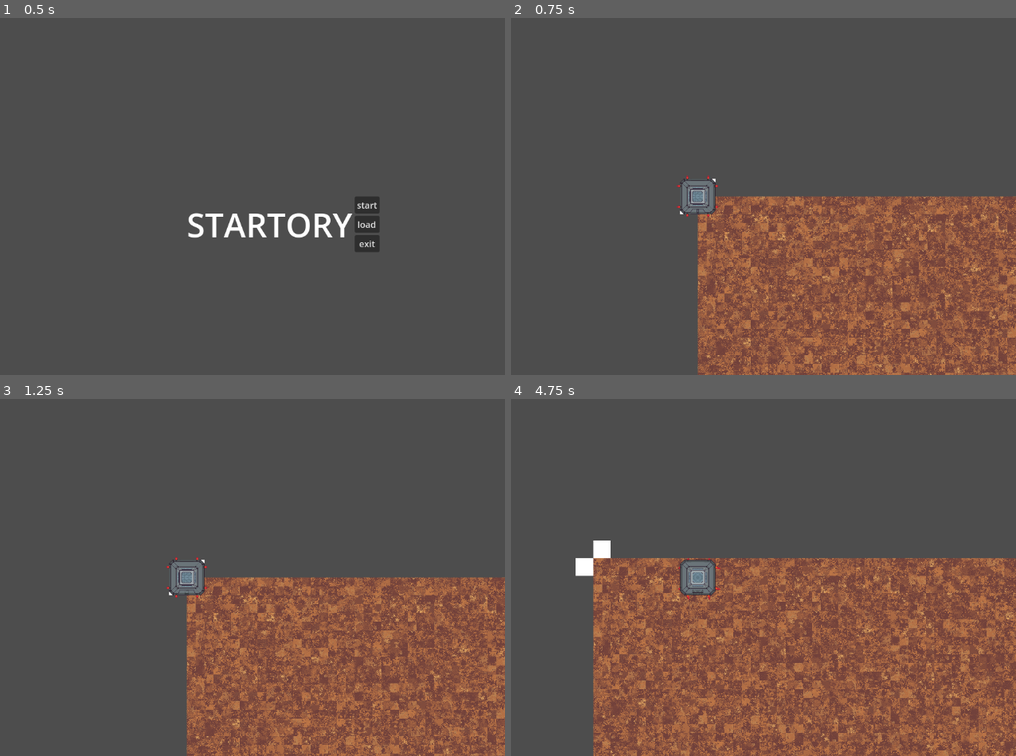
Above: before the commit, frames 1-4 (two rows, left to right).
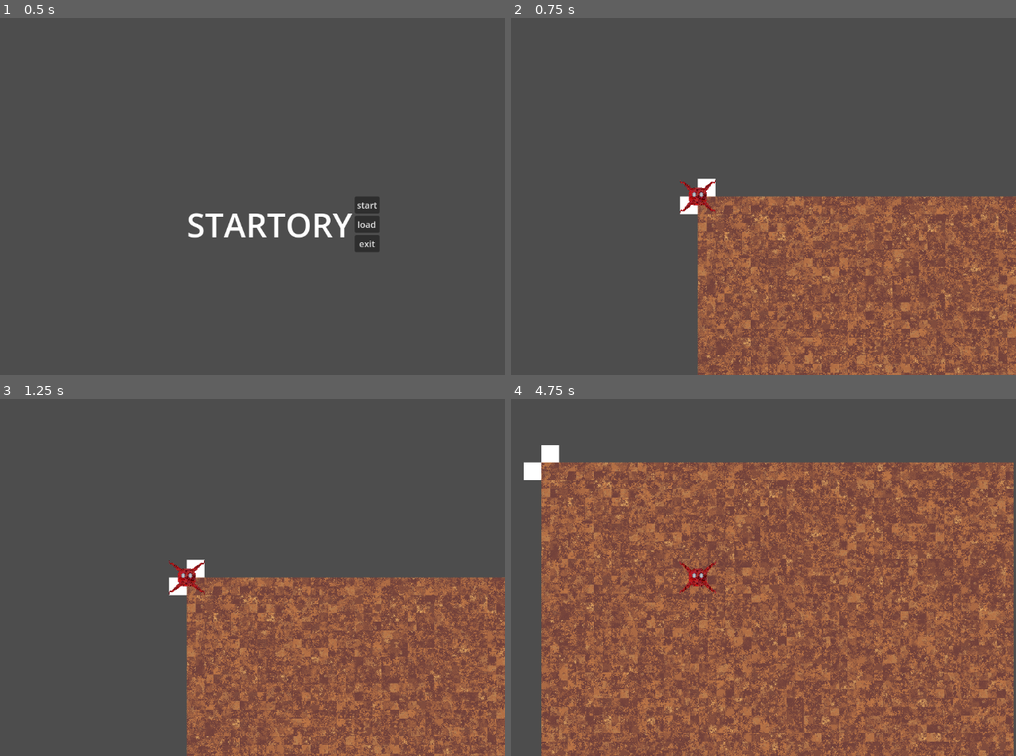
Above: after the commit, the same moments.

Repository: DennisFan11/Startory
Game: Godot game, scene res://main_ctrl.tscn
Same seed, same stepped clock (60 frames per second), same inputs: the game is played once before the commit and once after it.
Inputs (mouse positions are in pixels of both pictures, inside the frame that each line leads up to):
- Up to frame 1 (0.5 s): no input
- Up to frame 2 (0.75 s): click "start" at 0.5 s
- Up to frame 3 (1.25 s): no input
- Up to frame 4 (4.75 s): tap Enter at 1.25 s; move the mouse to (839, 559) at 1.27 s; hold D (right) 1.28-2.03 s; hold Right mouse button (aim) 1.28-2.03 s; move the mouse to (571, 595) at 2.02 s; hold S (down) 2.03-2.78 s; tap Shift (shift) at 2.1 s; move the mouse to (763, 498) at 2.77 s; press the mouse at (763, 498) at 2.78 s; hold D (right) 2.78-3.53 s; move the mouse to (667, 648) at 3.52 s; release the mouse at (667, 648) at 3.53 s; hold W (up) 3.53-4.28 s; tap Mouse wheel up (zoom_in) at 3.6 s; move the mouse to (889, 631) at 4.27 s; hold A (left) from 4.28 s (still down); tap Mouse wheel down (zoom_out) at 4.35 s

Frame 1 is identical in both runs. In frame 2, 0.7% of the frame differs, in the area x 32-42%, y 44-56%; in frame 3, 0.7%; in frame 4, 53%, in the area x 2-100%, y 12-100%.

Commit message:
player_update2

Diff:
--- a/scenes/game_ctrl/game_ctrl.tscn
+++ b/scenes/game_ctrl/game_ctrl.tscn
@@ -2,7 +2,7 @@
 
 [ext_resource type="Script" path="res://scenes/game_ctrl/map.gd" id="1_o7naf"]
 [ext_resource type="Script" path="res://scenes/game_ctrl/player.gd" id="2_dl0wq"]
-[ext_resource type="PackedScene" uid="uid://bau7larbfgj5" path="res://scenes/landing_craft/landing_craft.tscn" id="3_xi6a5"]
+[ext_resource type="PackedScene" uid="uid://b6bokd2ep457s" path="res://scenes/player_body.tscn" id="3_n7x5w"]
 
 [node name="game_ctrl" type="Node"]
 
@@ -21,4 +21,4 @@
 
 [node name="Camera" type="Camera2D" parent="player"]
 
-[node name="landing_craft" parent="." instance=ExtResource("3_xi6a5")]
+[node name="player_body" parent="." instance=ExtResource("3_n7x5w")]
--- a/scenes/player_body.gd
+++ b/scenes/player_body.gd
@@ -8,6 +8,10 @@
 
 func _leg_setting():
 	var origin:Vector2 = $body/leg.position #右下
+	$body/leg2.scale = $body/leg.scale
+	$body/leg3.scale = $body/leg.scale
+	$body/leg4.scale = $body/leg.scale
+
 	$body/leg2.position = Vector2(origin.x*-1,origin.y) #左下
 	$body/leg2.scale.x*=-1
 	$body/leg3.position = Vector2(origin.x,origin.y*-1) #右上
--- a/scenes/player_body.tscn
+++ b/scenes/player_body.tscn
@@ -16,18 +16,18 @@
 shape = SubResource("CircleShape2D_jgudl")
 
 [node name="leg" parent="body" instance=ExtResource("1_7nuvr")]
-position = Vector2(12, 16)
+position = Vector2(14, 13)
 
 [node name="leg2" parent="body" instance=ExtResource("1_7nuvr")]
-position = Vector2(-12, 16)
+position = Vector2(-14, 13)
 scale = Vector2(-0.615385, 0.667565)
 
 [node name="leg3" parent="body" instance=ExtResource("1_7nuvr")]
-position = Vector2(12, -16)
+position = Vector2(14, -13)
 scale = Vector2(0.615385, -0.667565)
 
 [node name="leg4" parent="body" instance=ExtResource("1_7nuvr")]
-position = Vector2(-12, -16)
+position = Vector2(-14, -13)
 scale = Vector2(-0.615385, -0.667565)
 
 [node name="body" type="Sprite2D" parent="body"]
--- a/scenes/player_body/leg.tscn
+++ b/scenes/player_body/leg.tscn
@@ -5,7 +5,7 @@
 
 [sub_resource type="Curve2D" id="Curve2D_jt0by"]
 _data = {
-"points": PackedVector2Array(-4.48485, -3.70376, 4.48485, 3.70376, 0, 0, -9.34922, -0.459517, 9.34922, 0.459517, 4.875, 25.4657, 4.36824, -13.1384, -4.36824, 13.1384, 19.5, 19.4738, -4.50355, -4.93291, 4.50355, 4.93291, 26, 31.4576)
+"points": PackedVector2Array(-4.48485, -3.70376, 4.48485, 3.70376, 0, 0, -4.10522, -0.249339, 4.10522, 0.249339, 22.75, 17.9758, -1.67376, -6.62287, 1.67376, 6.62287, 29.25, 20.9717, -0.627551, -5.14309, 0.627551, 5.14309, 30.875, 29.9596)
 }
 point_count = 4
 
@@ -19,7 +19,7 @@
 script = ExtResource("1_chhyq")
 "擺幅" = 0.5
 "波長" = 10
-"波速" = 30
+"波速" = 60
 "擺幅2" = 1.5
 "波長2" = 80
 "波速2" = 90
@@ -27,7 +27,7 @@
 [node name="blood_meat" type="Line2D" parent="."]
 show_behind_parent = true
 texture_repeat = 2
-points = PackedVector2Array(-0.286548, 0.149205, 0.813803, 2.15901, 1.02746, 5.45475, 0.650051, 9.52449, 0.0348926, 13.9212, -0.402824, 18.2705, -0.121046, 22.3014, 1.71397, 25.5297, 5.13555, 26.835, 9.14736, 26.16, 12.8119, 24.1716, 16.0062, 21.5396, 16.242, 19.0587, 17.8911, 19.0171, 16.818, 23.3848, 16.8124, 26.9186, 19.0874, 29.8072, 21.8653, 30.3654, 25.4635, 32.3569)
+points = PackedVector2Array(-0.714332, 0.82047, 1.48047, 2.50621, 4.41803, 4.83467, 7.82604, 7.54428, 11.4231, 10.3954, 14.9391, 13.1435, 18.1359, 15.5167, 20.8024, 17.2134, 22.7398, 17.9282, 26.8706, 17.1085, 29.0695, 21.017, 29.8365, 24.5072, 30.1253, 26.0558, 30.4818, 30.0016)
 width = 15.0
 width_curve = SubResource("Curve_ro34f")
 texture = ExtResource("2_584q6")
